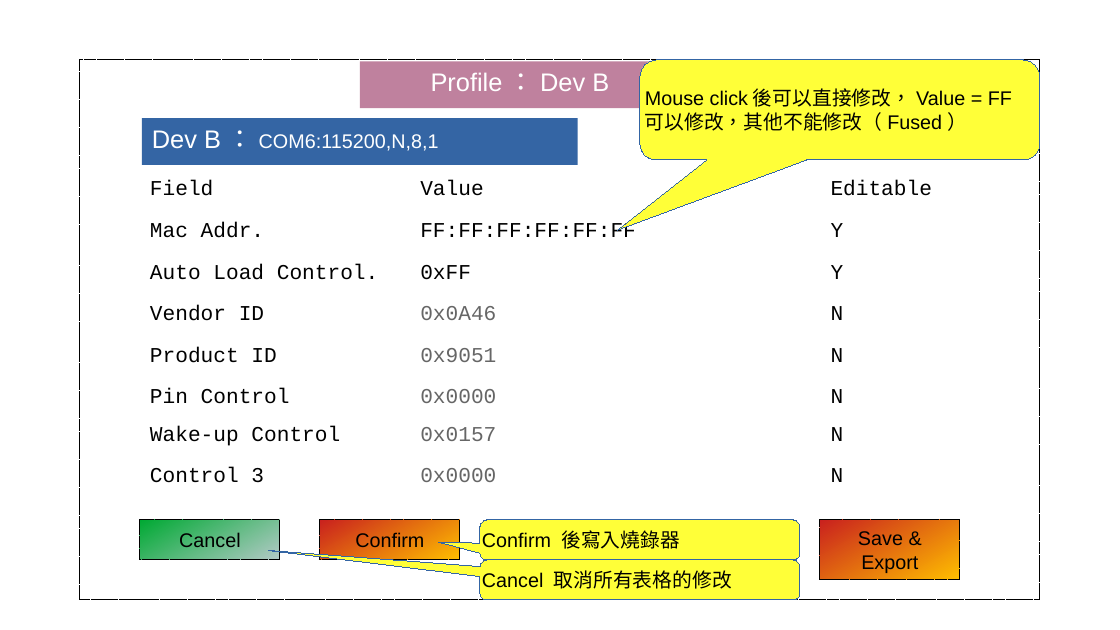
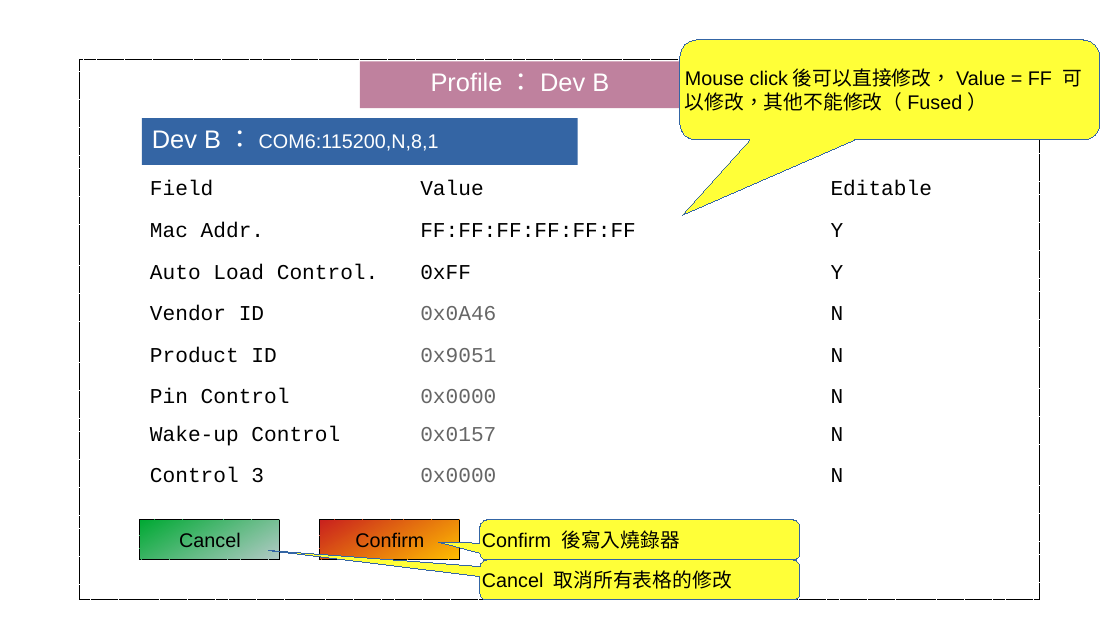
Before and after one commit to tomjpsun/obsidianVaults, a slide deck: slide 3 of DM9051A OTP 燒錄專案/8051A OTP GUI.odp. Drawn at 1120x630 pixels with LibreOffice and Linux fonts; fonts in the diff are those of the drawing. Boxes give left, top, right and bottom in pixels: in the first picture for what was removed or moved away, otherwise in the second. Text is boxed around its words. In the diff, an @@ line names an element or a change of style, - is before the commit and + after.

Commit message:
vault backup: 2023-12-15 14:41:43
Affected files:
DM9051A OTP 燒錄專案/.~lock.8051A OTP GUI.odp#
DM9051A OTP 燒錄專案/8051A OTP GUI.odp

```diff
--- a/DM9051A OTP 燒錄專案/8051A OTP GUI.odp
+++ b/DM9051A OTP 燒錄專案/8051A OTP GUI.odp
@@ rounded speech box "Mouse click後可以直接修改，Value = FF 可以修改，其他不能修改（Fused）" resized from (x1=640, y1=60, x2=1041, y2=160) to (x1=680, y1=40, x2=1100, y2=139) @@
@@ rounded speech box "Mouse click後可以直接修改，Value = FF 可以修改，其他不能修改（Fused）" at (x1=680, y1=40, x2=1100, y2=139): proportions changed @@
@@ rectangle removed at (x1=820, y1=520, x2=960, y2=580) @@
-Save &
-Export
```
Also in this commit, not shown: 1 other file.
